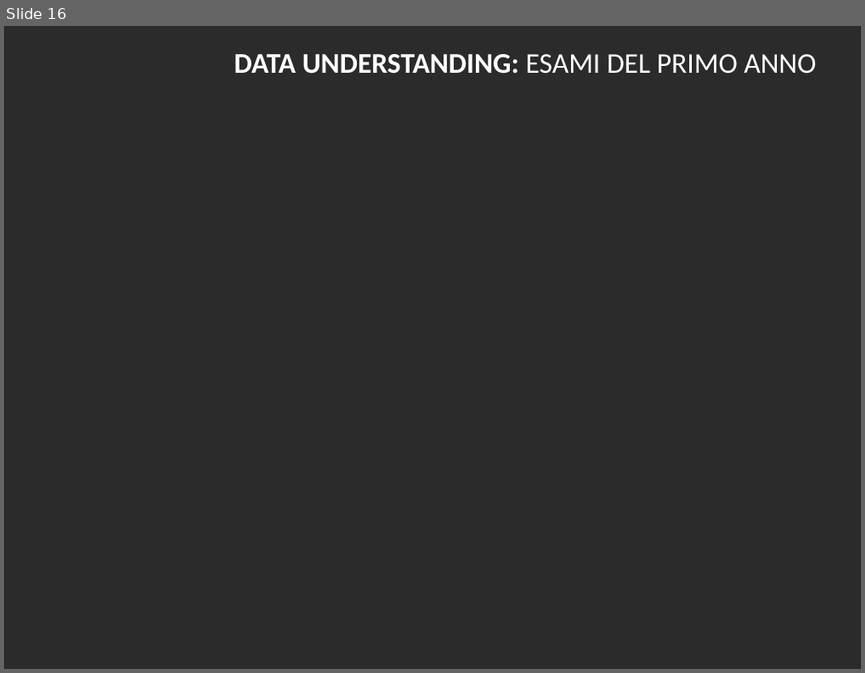
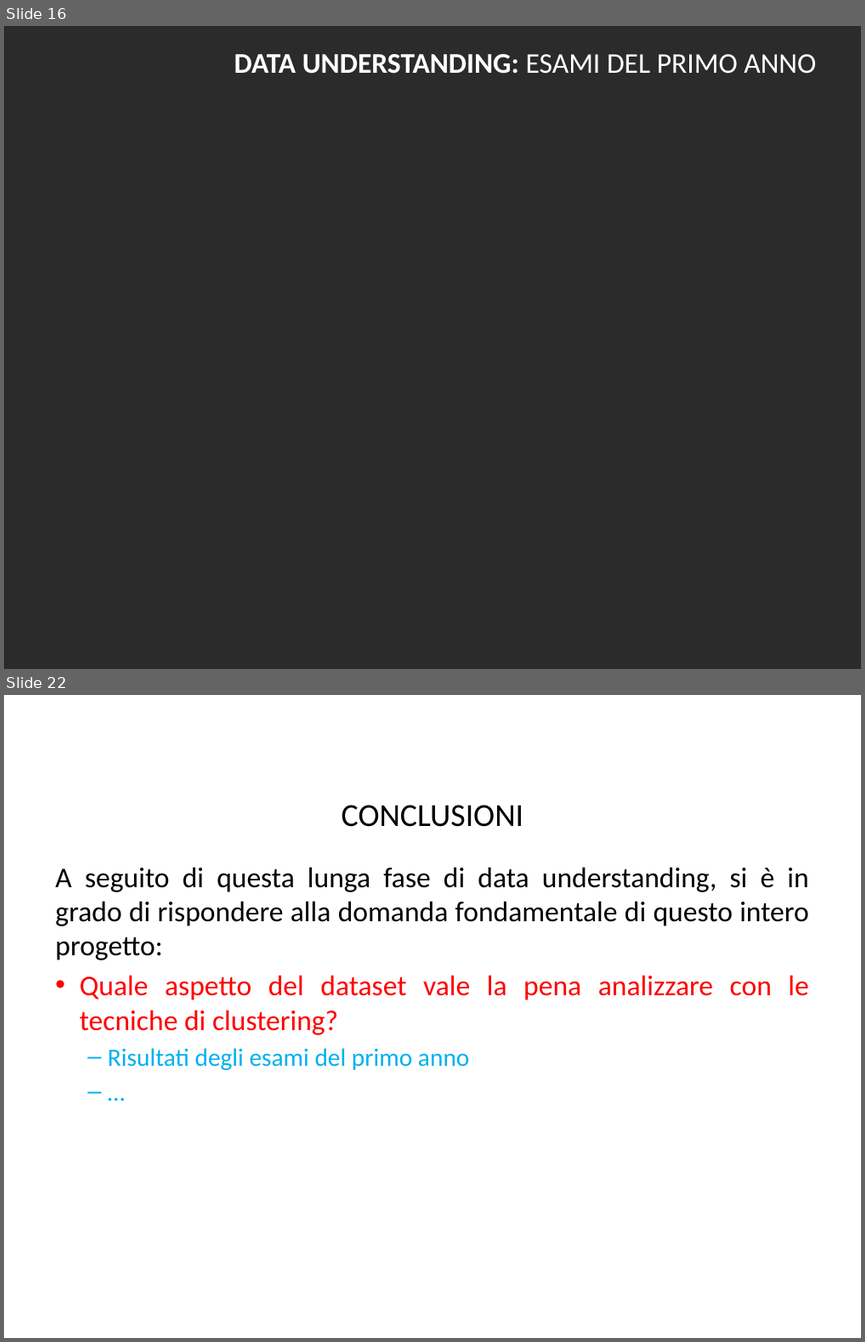
Before and after one commit to BlacknDecker/unifi, a slide deck: relazione.pptx. Shown one above the other, each under a label of ours: slide 16 before the commit, slides 16 and 22 after it; the slides between them are not shown. The pictures are 865x673 and 865x1342 pixels, drawn with LibreOffice and Linux fonts; fonts in the diff are those of the drawing; background and template pictures are left out; a plain dark background stands for a picture behind light text. Boxes give left, top, right and bottom in pixels: in the first picture for what was removed or moved away, otherwise in the second. Text is boxed around its words. In the diff, an @@ line names an element or a change of style, - is before the commit and + after.

```diff
--- a/relazione.pptx
+++ b/relazione.pptx
@@ slide 22 added at <box>4,695,861,1338</box>, background #FFFFFF @@
@@ title added at <box>341,805,523,827</box>, 27 pt, text #000000 @@
+CONCLUSIONI
@@ text added at <box>55,867,809,1070</box>, 24 pt, text #000000 @@
+A seguito di questa lunga fase di data understanding, si è in grado di rispondere alla domanda fondamentale di questo intero progetto:
+• Quale aspetto del dataset vale la pena analizzare con le tecniche di clustering?
+  – Risultati degli esami del primo anno
+  – …
@@ text added at <box>477,867,717,892</box>, 24 pt, text #FFFFFF, bold @@
+DATA UNDERSTANDING: CONCLUSIONI
```
Also in this commit, not shown: 2 slides changed, 3 other slides added, 1 slide removed.
